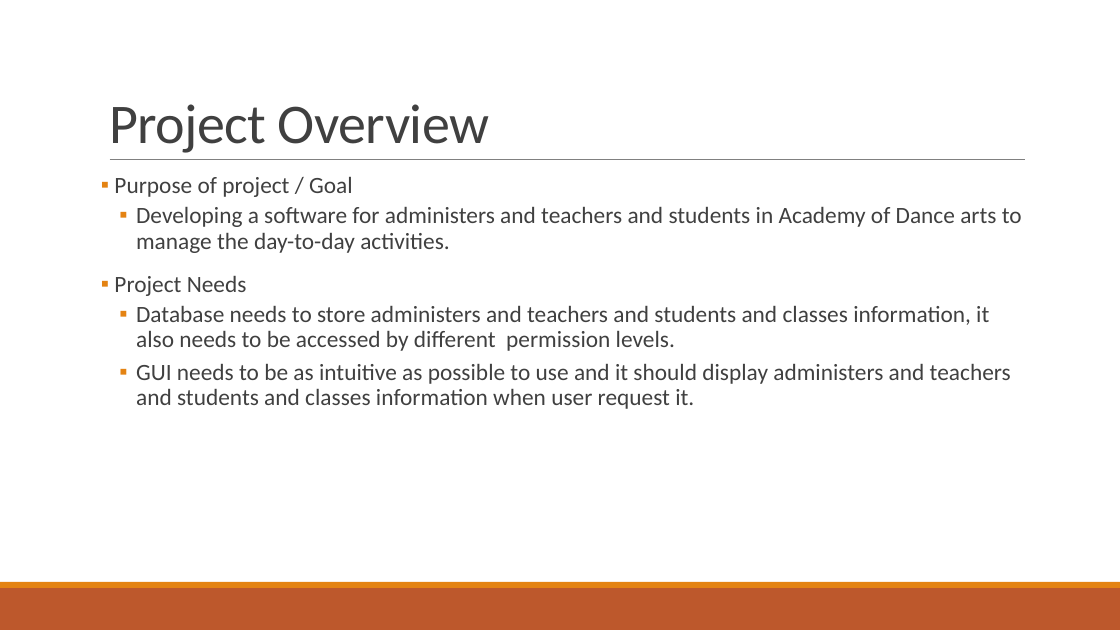
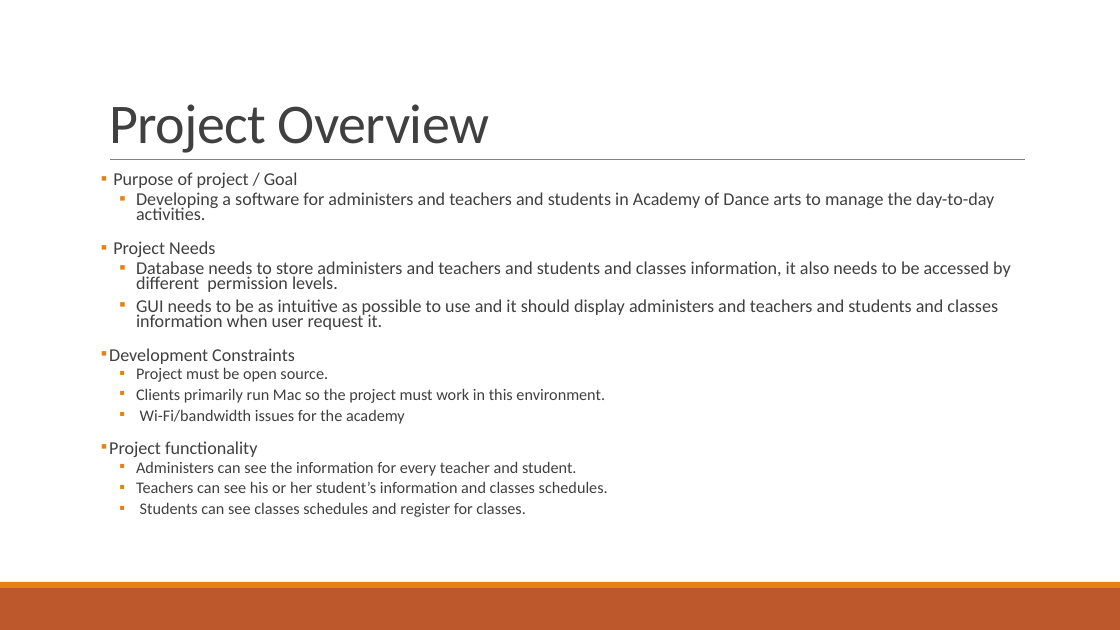
Before and after one commit to SDSMT-CSC464-F15/dancesoft, a slide deck: slide 3 of Sprint 3/client presentation/DanceSoft powerpoint sprint 3.pptx. Drawn at 1120x630 pixels with LibreOffice and Linux fonts; fonts in the diff are those of the drawing. Boxes give left, top, right and bottom in pixels: in the first picture for what was removed or moved away, otherwise in the second. Text is boxed around its words. In the diff, an @@ line names an element or a change of style, - is before the commit and + after.

Commit message:
Updated Several First Semester Design Docs
Also made small UI update to the teacher landing page.

```diff
--- a/Sprint 3/client presentation/DanceSoft powerpoint sprint 3.pptx
+++ b/Sprint 3/client presentation/DanceSoft powerpoint sprint 3.pptx
@@ text at bbox=[113, 172, 1011, 330]: size 20 to 15.5 pt in "Purpose of project / Goal", "Developing a software for administers and teachers ...", "Project Needs", "Database needs to store administers and teachers ..." and 1 more places; line spacing 0.9 to 0.7 @@
@@ text at bbox=[109, 348, 608, 517]: paragraphs added @@
+▪ Development Constraints
+  ▪ Project must be open source.
+  ▪ Clients primarily run Mac so the project must work in this environment.
+  ▪ Wi-Fi/bandwidth issues for the academy
+▪ Project functionality
+  ▪ Administers can see the information for every teacher and student.
+  ▪ Teachers can see his or her student’s information and classes schedules.
+  ▪ Students can see classes schedules and register for classes.
```
Also in this commit, not shown: 7 other slides changed, 2 slides added, 2 slides removed, 40 other files.
